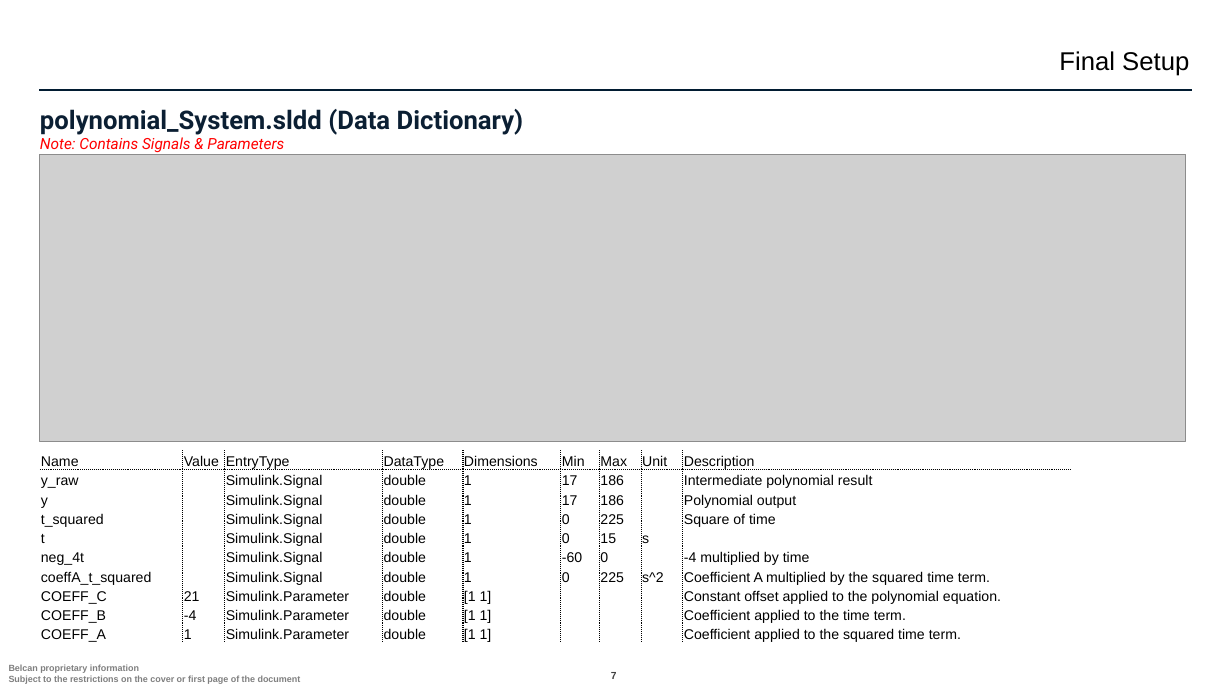
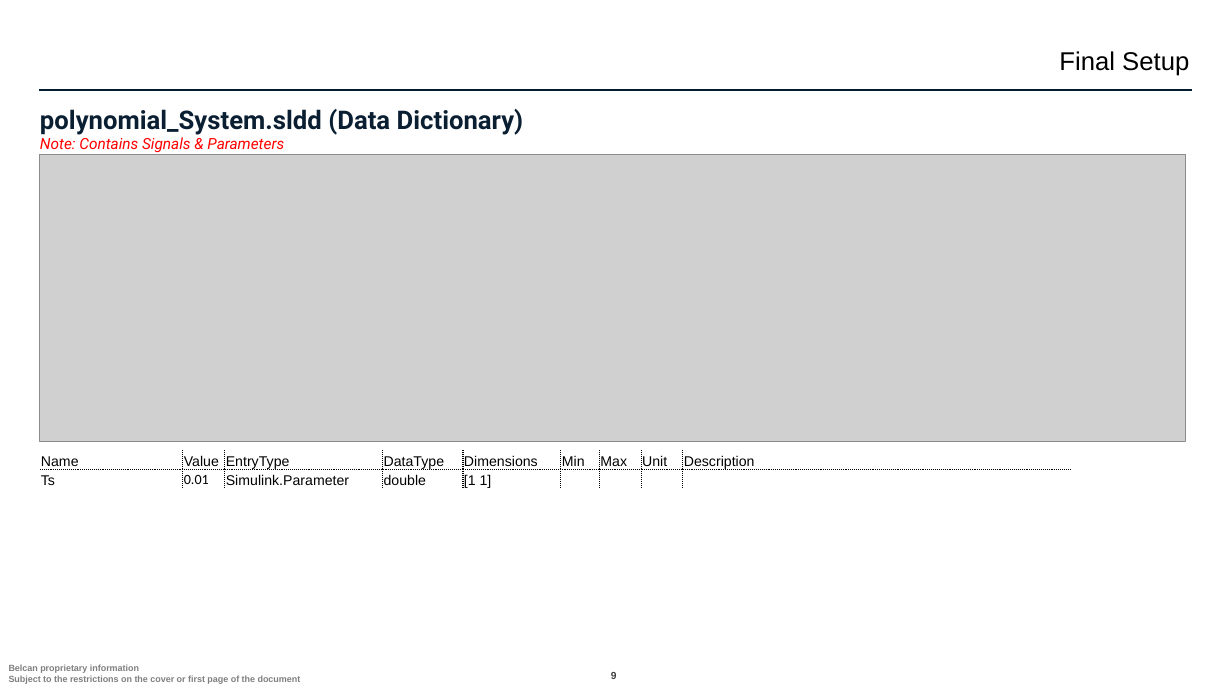
Before and after one commit to ntylerbelcan/aviation-controls-simulink-training-Belcan, a slide deck: slide 9 of ch02/Chapter 2 02_derivative_System.pptx (slide 7 before the commit). Drawn at 1232x693 pixels with LibreOffice and Linux fonts; fonts in the diff are those of the drawing; grey boxes stand for pictures; background and template pictures are left out. Boxes give left, top, right and bottom in pixels: in the first picture for what was removed or moved away, otherwise in the second. Text is boxed around its words. In the diff, an @@ line names an element or a change of style, - is before the commit and + after.

```diff
--- a/ch02/Chapter 2 02_derivative_System.pptx
+++ b/ch02/Chapter 2 02_derivative_System.pptx
@@ table at (x1=40, y1=450, x2=1070, y2=492) @@
-row 2: y_raw |  | Simulink.Signal | double | 1 | 17 | 186 |  | Intermediate polynomial result
-row 3: y |  | Simulink.Signal | double | 1 | 17 | 186 |  | Polynomial output
-row 4: t_squared |  | Simulink.Signal | double | 1 | 0 | 225 |  | Square of time
-row 5: t |  | Simulink.Signal | double | 1 | 0 | 15 | s | 
-row 6: neg_4t |  | Simulink.Signal | double | 1 | -60 | 0 |  | -4 multiplied by time
-row 7: coeffA_t_squared |  | Simulink.Signal | double | 1 | 0 | 225 | s^2 | Coefficient A multiplied by the squared time term.
-row 8: COEFF_C | 21 | Simulink.Parameter | double | [1 1] |  |  |  | Constant offset applied to the polynomial equation.
-row 9: COEFF_B | -4 | Simulink.Parameter | double | [1 1] |  |  |  | Coefficient applied to the time term.
-row 10: COEFF_A | 1 | Simulink.Parameter | double | [1 1] |  |  |  | Coefficient applied to the squared time term.
+row 2: Ts | 0.01 | Simulink.Parameter | double | [1 1] |  |  |  | 
@@ page number at (x1=611, y1=672, x2=617, y2=679): text changed @@
-7
+9
```
Also in this commit, not shown: 8 other slides changed, 10 slides added, 11 other files.
